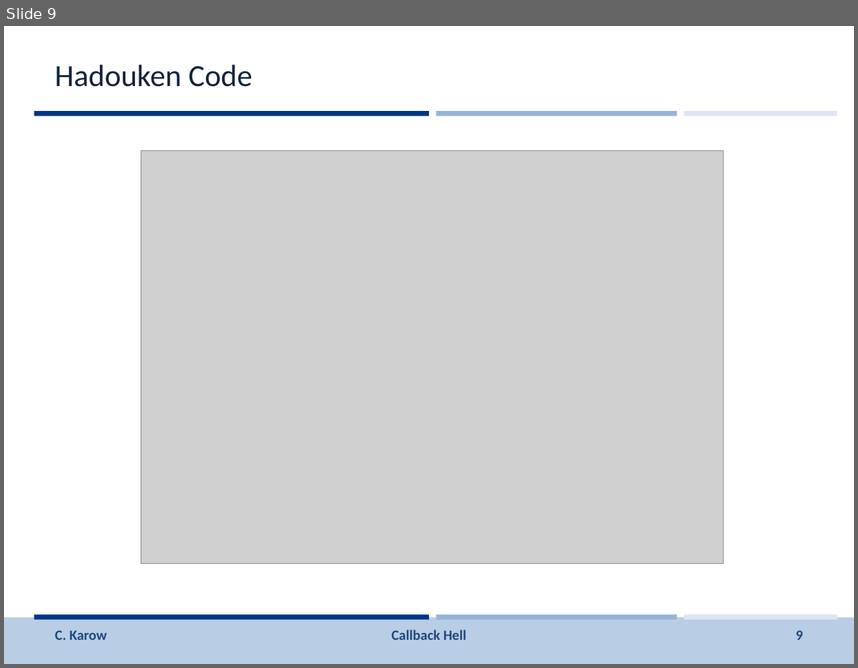
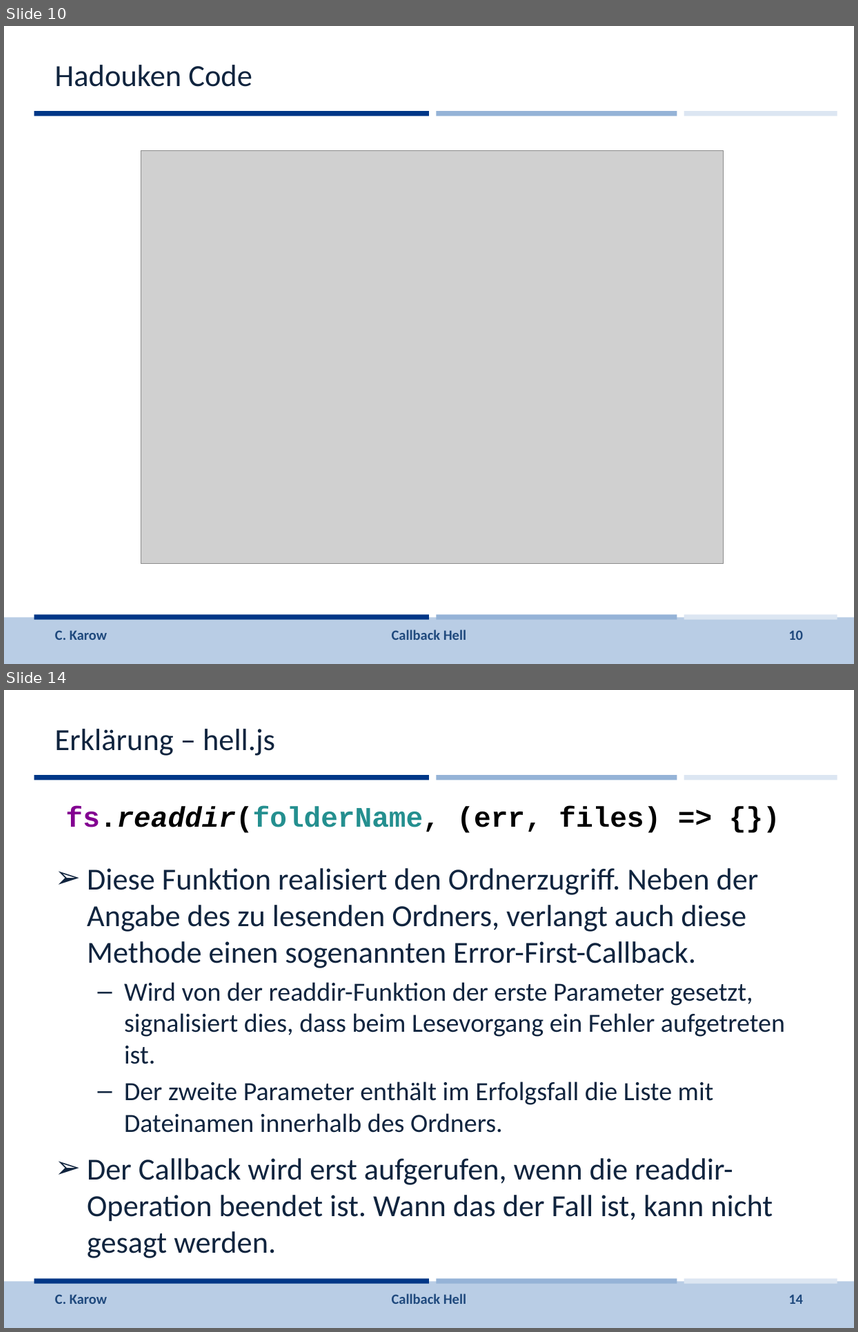
Before and after one commit to johbra/Reaktive-Programmierung, a slide deck: Vorlesung/Folien/CallbackHell.pptx. Shown one above the other, each under a label of ours: slide 9 before the commit, slides 10 and 14 after it; the slides between them are not shown. The pictures are 858x668 and 858x1332 pixels, drawn with LibreOffice and Linux fonts; fonts in the diff are those of the drawing; grey boxes stand for pictures; background and template pictures are left out. Boxes give left, top, right and bottom in pixels: in the first picture for what was removed or moved away, otherwise in the second. Text is boxed around its words. In the diff, an @@ line names an element or a change of style, - is before the commit and + after.

```diff
--- a/Vorlesung/Folien/CallbackHell.pptx
+++ b/Vorlesung/Folien/CallbackHell.pptx
@@ slide 14 added at (4,690,854,1328), background #FFFFFF; not listed: 7 template elements that a slide beside it also shows @@
@@ title added at (55,729,275,756), 26 pt, text #0F243E @@
+Erklärung – hell.js
@@ text added at (66,807,661,833), 24 pt, text #000000, bold @@
+fs.readdir(folderName, (err, files) => {})
@@ text added at (87,868,785,1258), 25.9 pt, text #0F243E @@
+➢ Diese Funktion realisiert den Ordnerzugriff. Neben der Angabe des zu lesenden Ordners, verlangt auch diese Methode einen sogenannten Error-First-Callback.
+  – Wird von der readdir-Funktion der erste Parameter gesetzt, signalisiert dies, dass beim Lesevorgang ein Fehler aufgetreten ist.
+  – Der zweite Parameter enthält im Erfolgsfall die Liste mit Dateinamen innerhalb des Ordners.
+➢ Der Callback wird erst aufgerufen, wenn die readdir-Operation beendet ist. Wann das der Fall ist, kann nicht gesagt werden.
@@ text added at (55,1294,107,1303), 12 pt, text #1F497D @@
+C. Karow
@@ text added at (392,1293,466,1303), 12 pt, text #1F497D @@
+Callback Hell
@@ page number added at (789,1294,803,1303), 12 pt, text #1F497D @@
+14
@@ what was slide 9 is now slide 10 @@
@@ page number at (789,630,803,639): text changed @@
-9
+10
```
Also in this commit, not shown: 7 slides changed, 10 other slides added, 3 other files.
